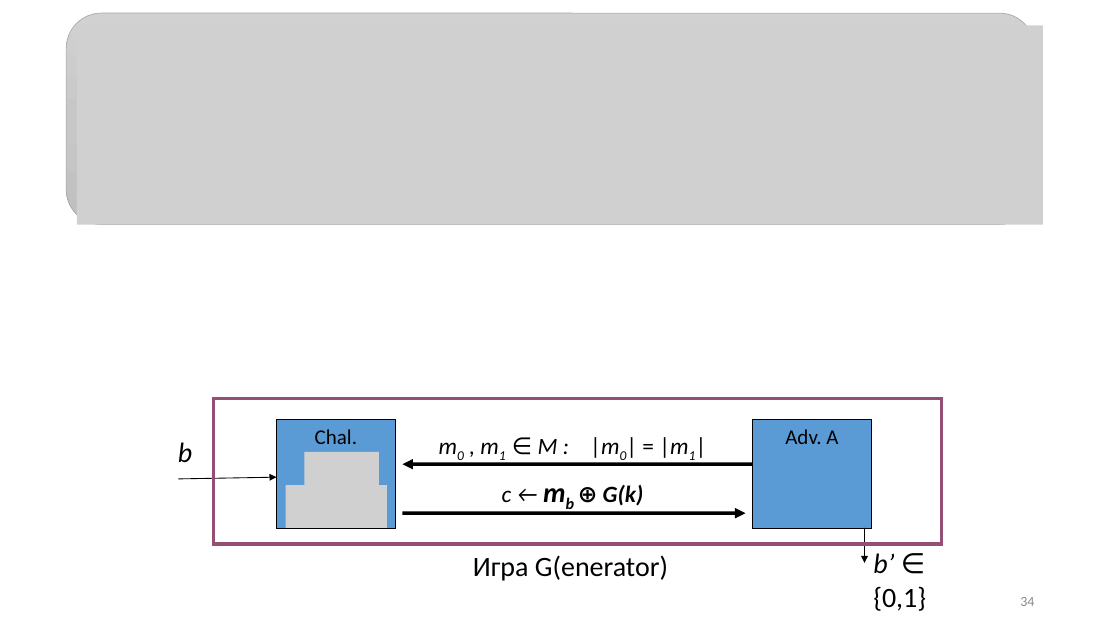
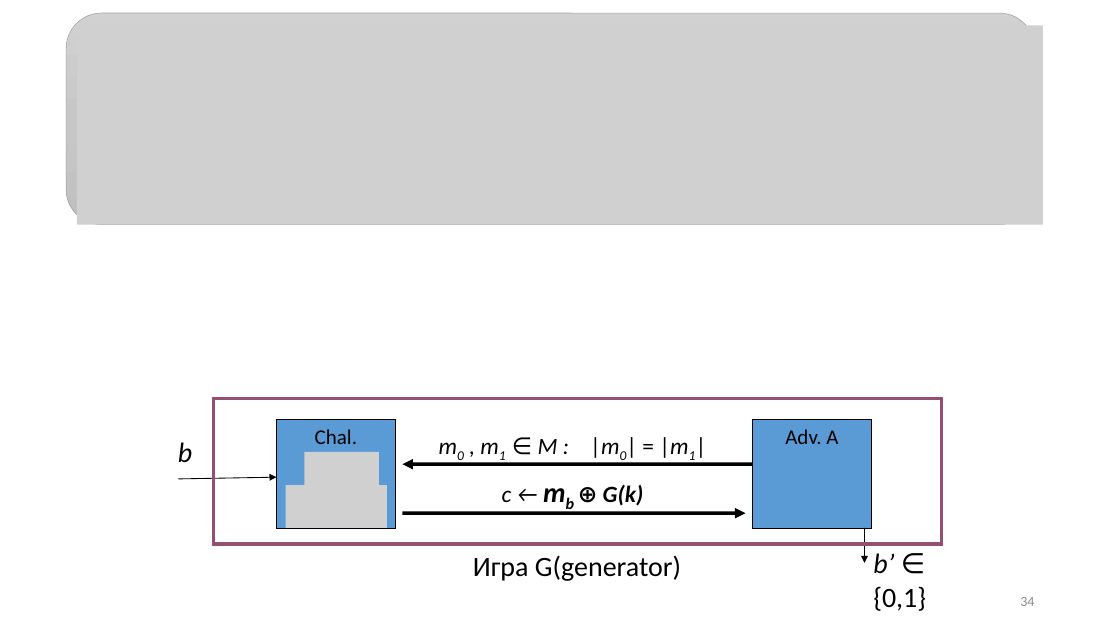
Before and after one commit to CryptoCourse/CryptoLectures, a slide deck: slide 34 of Lectures/Lecture2.pptx. Drawn at 1120x630 pixels with LibreOffice and Linux fonts; fonts in the diff are those of the drawing; grey boxes stand for pictures. Boxes give left, top, right and bottom in pixels: in the first picture for what was removed or moved away, otherwise in the second. Text is boxed around its words. In the diff, an @@ line names an element or a change of style, - is before the commit and + after.

```diff
--- a/Lectures/Lecture2.pptx
+++ b/Lectures/Lecture2.pptx
@@ text at (x1=473, y1=555, x2=681, y2=581): text changed @@
-Игра G(enerator)
+Игра G(generator)
```
Also in this commit, not shown: 3 other slides changed, 1 slide added, 1 other file.
